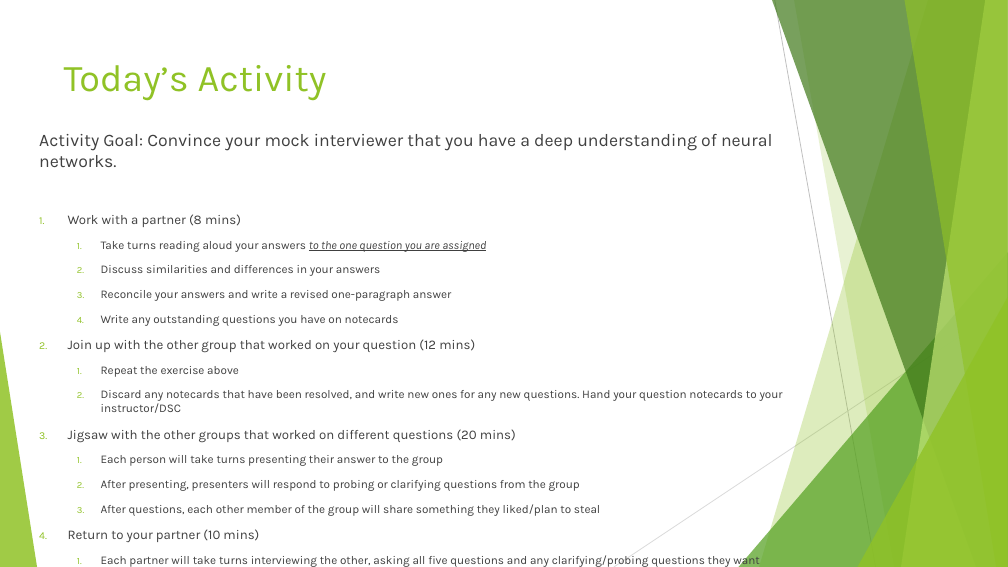
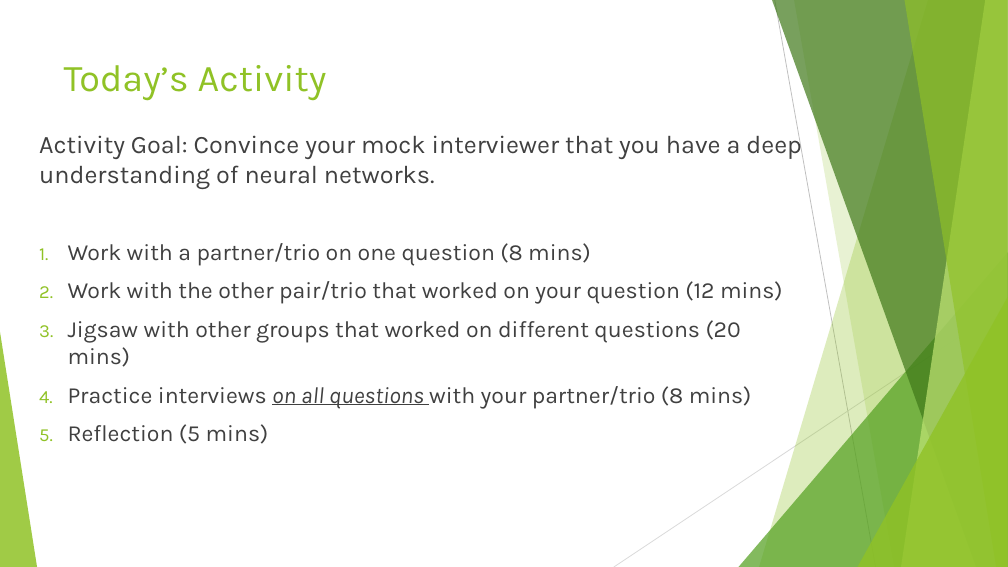
Before and after one commit to DavidBraslow/Neural-Network-Interviews, a slide deck: slide 5 of Neural Network Interviews Slides v2.pptx (slide 4 before the commit). Drawn at 1008x567 pixels with LibreOffice and Linux fonts; fonts in the diff are those of the drawing. Boxes give left, top, right and bottom in pixels: in the first picture for what was removed or moved away, otherwise in the second. Text is boxed around its words. In the diff, an @@ line names an element or a change of style, - is before the commit and + after.

```diff
--- a/Neural Network Interviews Slides v2.pptx
+++ b/Neural Network Interviews Slides v2.pptx
@@ text at bbox=[39, 132, 802, 189]: size 16.8 to 24 pt in "Activity Goal: Convince your mock interviewer that ..." @@
@@ text at bbox=[68, 243, 783, 444]: text changed; size 11.2 to 22 pt @@
-1. Work with a partner (8 mins)
-  1. Take turns reading aloud your answers to the one question you are assigned
-  2. Discuss similarities and differences in your answers
-  3. Reconcile your answers and write a revised one-paragraph answer
-  4. Write any outstanding questions you have on notecards
-2. Join up with the other group that worked on your question (12 mins)
-  1. Repeat the exercise above
-  2. Discard any notecards that have been resolved, and write new ones for any new questions. Hand your question notecards to your instructor/DSC
-3. Jigsaw with the other groups that worked on different questions (20 mins)
-  1. Each person will take turns presenting their answer to the group
-  2. After presenting, presenters will respond to probing or clarifying questions from the group
-  3. After questions, each other member of the group will share something they liked/plan to steal
-4. Return to your partner (10 mins)
-  1. Each partner will take turns interviewing the other, asking all five questions and any clarifying/probing questions they want
-5. Whole class reflection (5 mins)
+1. Work with a partner/trio on one question (8 mins)
+2. Work with the other pair/trio that worked on your question (12 mins)
+3. Jigsaw with other groups that worked on different questions (20 mins)
+4. Practice interviews on all questions with your partner/trio (8 mins)
+5. Reflection (5 mins)
```
Also in this commit, not shown: 4 other slides changed, 6 slides added, 3 slides removed, 2 other files.
